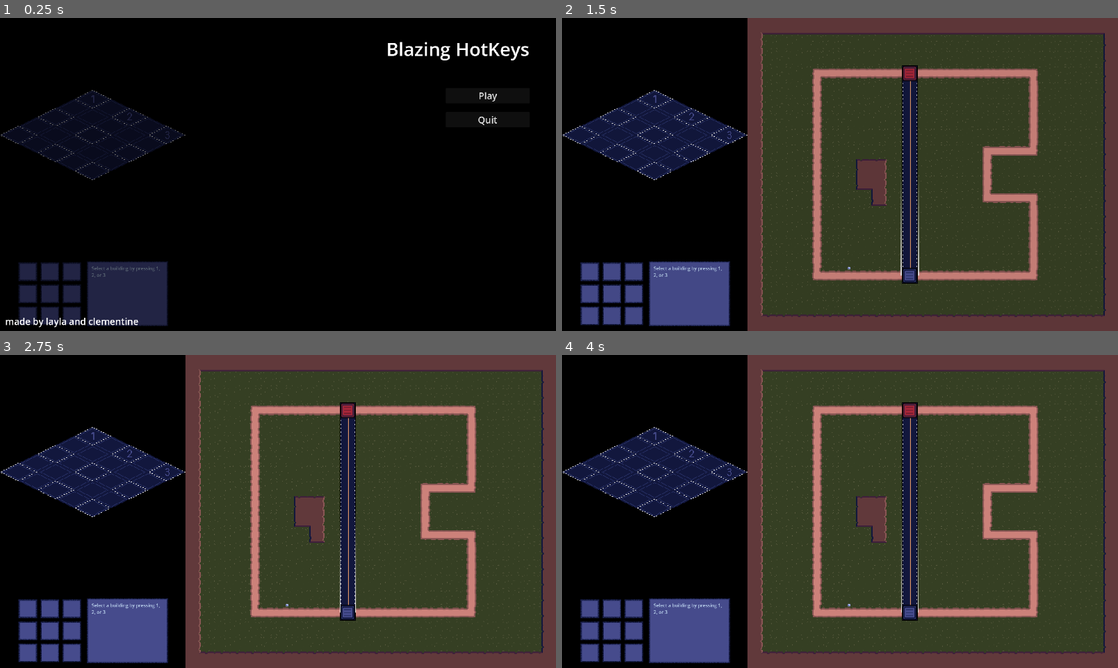
Above: before the commit, frames 1-4 (two rows, left to right).
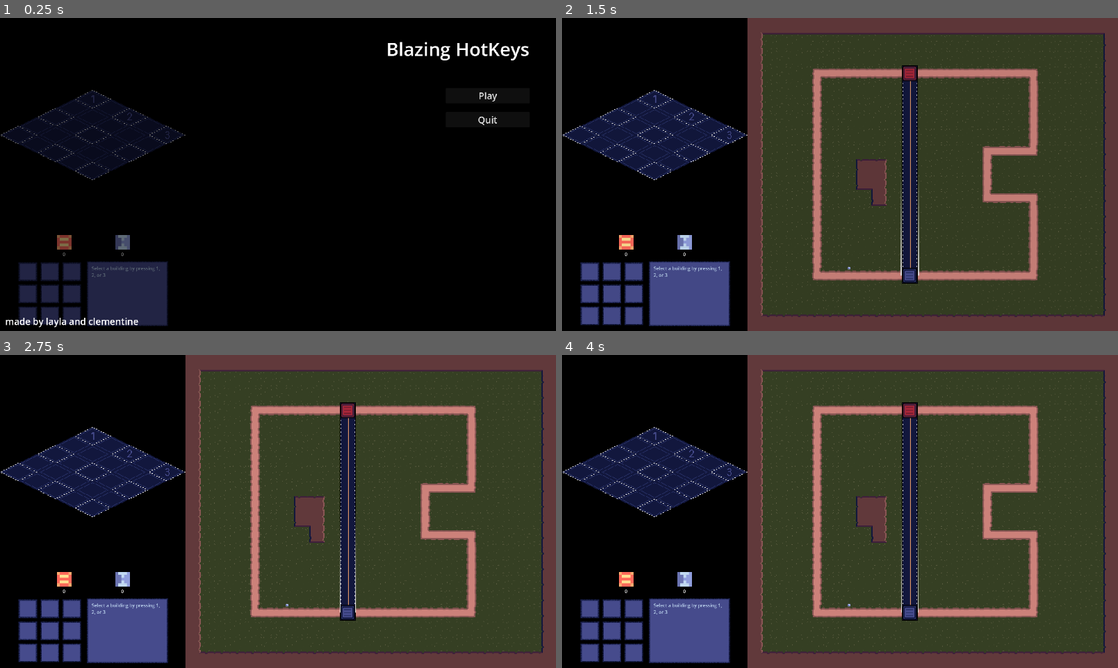
Above: after the commit, the same moments.

Repository: ClemiDouce/halloween-game-jam-2026
Game: Godot game, scene res://scenes/world.tscn
Same seed, same stepped clock (60 frames per second), same inputs: the game is played once before the commit and once after it.
Inputs (mouse positions are in pixels of both pictures, inside the frame that each line leads up to):
- Up to frame 1 (0.25 s): no input
- Up to frame 2 (1.5 s): click "Play" at 0.5 s; tap Enter at 1.25 s; hold Up (ui_up) from 1.28 s (still down); tap D (destroy_building) at 1.35 s
- Up to frame 3 (2.75 s): release Up (ui_up) at 2 s; click (27, 614) at 2 s
- Up to frame 4 (4 s): click (612, 614) at 2.77 s; click (634, 614) at 3.52 s

The runs differ from the first frame. In frame 1, 0.3% of the frame differs, in the area x 10-24%, y 69-77%; in frame 2, 0.3%; in frame 3, 0.3%; in frame 4, 0.3%.

Commit message:
add ressource and visualizer

Diff:
--- a/data/units/gatherer.tres
+++ b/data/units/gatherer.tres
@@ -22,7 +22,6 @@
 script = ExtResource("1_bi0t2")
 speed = 25.0
 trail_length = 30
-cost = 100
 texture = Dictionary[int, Texture]({
 0: SubResource("AtlasTexture_3w17c"),
 1: SubResource("AtlasTexture_3t3li")
--- a/data/units/gun_soldier.tres
+++ b/data/units/gun_soldier.tres
@@ -23,7 +23,6 @@
 script = ExtResource("1_l8t0w")
 speed = 35.0
 trail_length = 20
-cost = 100
 time_to_build = 1.0
 texture = Dictionary[int, Texture]({
 0: SubResource("AtlasTexture_uwuil"),
--- a/data/units/missile_launcher.tres
+++ b/data/units/missile_launcher.tres
@@ -23,7 +23,6 @@
 script = ExtResource("1_3e65l")
 speed = 20.0
 trail_length = 40
-cost = 100
 time_to_build = 2.2
 texture = Dictionary[int, Texture]({
 0: SubResource("AtlasTexture_dvkc8"),
--- a/project.godot
+++ b/project.godot
@@ -14,6 +14,10 @@
 run/main_scene="uid://cs30anugoy8la"
 config/features=PackedStringArray("4.7")
 config/icon="uid://mmxxx17hdkwb"
+
+[autoload]
+
+PlayerResources="*uid://bocdgxegrf3f"
 
 [display]
 
--- a/scenes/world.tscn
+++ b/scenes/world.tscn
@@ -4,9 +4,13 @@
 [ext_resource type="PackedScene" uid="uid://dk1sgrxi5yepn" path="res://scenes/base_view.tscn" id="2_4wyf3"]
 [ext_resource type="PackedScene" uid="uid://cthj6pcpappnu" path="res://scenes/overworld.tscn" id="2_i7141"]
 [ext_resource type="PackedScene" uid="uid://bfhkwvoxpdo70" path="res://scenes/card_test.tscn" id="4_7r4gi"]
+[ext_resource type="Texture2D" uid="uid://cqwrurfstykui" path="res://assets/art/icons/requistion.png" id="6_e3hyu"]
+[ext_resource type="Script" uid="uid://bdtv5mduj172k" path="res://scripts/player_resources_container.gd" id="6_q5onr"]
+[ext_resource type="Texture2D" uid="uid://y8ep32g2xixa" path="res://assets/art/tiles/overworld/crystal.png" id="6_w7kh3"]
 [ext_resource type="Texture2D" uid="uid://bira2ai2dy0pu" path="res://assets/art/path_selection_line.png" id="7_4mrxx"]
 [ext_resource type="PackedScene" uid="uid://bg7fo8ea46gcr" path="res://scenes/path_selection_line.tscn" id="7_i7141"]
 [ext_resource type="Script" uid="uid://d3nq8uvycb5nh" path="res://scripts/base_building/base_manager.gd" id="9_7r4gi"]
+[ext_resource type="Script" uid="uid://tdmlob0kb6yb" path="res://scripts/resource_notification.gd" id="9_jhx03"]
 [ext_resource type="Script" uid="uid://cu76jeby58c7o" path="res://scripts/player_controller.gd" id="10_w7kh3"]
 [ext_resource type="Script" uid="uid://ceq4uysn1h6dk" path="res://scripts/foreground_layer.gd" id="15_xo05s"]
 
@@ -145,6 +149,76 @@
 grow_vertical = 0
 base_manager = NodePath("../../../BaseManager")
 
+[node name="Resources" type="Control" parent="BaseView" unique_id=1412588139]
+layout_mode = 3
+anchors_preset = 0
+offset_left = 64.0
+offset_top = 748.0
+offset_right = 580.0
+offset_bottom = 835.0
+script = ExtResource("6_q5onr")
+
+[node name="CenterContainer" type="CenterContainer" parent="BaseView/Resources" unique_id=160827732]
+layout_mode = 0
+offset_right = 519.0
+offset_bottom = 40.0
+
+[node name="PlayerResourcesContainer" type="HBoxContainer" parent="BaseView/Resources/CenterContainer" unique_id=74056325]
+layout_mode = 2
+theme_override_constants/separation = 152
+
+[node name="RequisitionContainer" type="VBoxContainer" parent="BaseView/Resources/CenterContainer/PlayerResourcesContainer" unique_id=1451281895]
+unique_name_in_owner = true
+layout_mode = 2
+theme_override_constants/separation = 5
+
+[node name="TextureRect" type="TextureRect" parent="BaseView/Resources/CenterContainer/PlayerResourcesContainer/RequisitionContainer" unique_id=225796253]
+custom_minimum_size = Vector2(50, 50)
+layout_mode = 2
+texture = ExtResource("6_e3hyu")
+
+[node name="RequisitionAmountLabel" type="Label" parent="BaseView/Resources/CenterContainer/PlayerResourcesContainer/RequisitionContainer" unique_id=16884813]
+unique_name_in_owner = true
+layout_mode = 2
+text = "0"
+horizontal_alignment = 1
+
+[node name="CrystalContainer" type="VBoxContainer" parent="BaseView/Resources/CenterContainer/PlayerResourcesContainer" unique_id=1790914369]
+unique_name_in_owner = true
+layout_mode = 2
+theme_override_constants/separation = 5
+
+[node name="TextureRect" type="TextureRect" parent="BaseView/Resources/CenterContainer/PlayerResourcesContainer/CrystalContainer" unique_id=95928566]
+custom_minimum_size = Vector2(50, 50)
+layout_mode = 2
+texture = ExtResource("6_w7kh3")
+
+[node name="CrystalAmountLabel" type="Label" parent="BaseView/Resources/CenterContainer/PlayerResourcesContainer/CrystalContainer" unique_id=1286129447]
+unique_name_in_owner = true
+layout_mode = 2
+text = "0"
+horizontal_alignment = 1
+
+[node name="CrystalNotification" type="Label" parent="BaseView/Resources" unique_id=116539015]
+unique_name_in_owner = true
+layout_mode = 0
+offset_left = 358.0
+offset_top = -32.0
+offset_right = 398.0
+offset_bottom = -9.0
+text = "+50"
+script = ExtResource("9_jhx03")
+
+[node name="RequisitionNotification" type="Label" parent="BaseView/Resources" unique_id=829290552]
+unique_name_in_owner = true
+layout_mode = 0
+offset_left = 161.0
+offset_top = -32.0
+offset_right = 201.0
+offset_bottom = -9.0
+text = "+50"
+script = ExtResource("9_jhx03")
+
 [node name="BackgroundLayer" type="CanvasLayer" parent="." unique_id=869438757]
 layer = -64
 
--- a/scripts/data/entity_data.gd
+++ b/scripts/data/entity_data.gd
@@ -10,3 +10,7 @@
 
 @export var body_type : CombatData.BodyType
 @export var damage_type : CombatData.DamageType
+
+# Cost
+@export var money_cost : int
+@export var crystal_cost : int
--- /dev/null
+++ b/scripts/global/resources.gd
@@ -0,0 +1,19 @@
+extends Node
+
+signal requisition_updated(new_value: int, diff: int)
+signal crystal_updated(new_value: int, diff: int)
+
+func set_start_value(requisition_start: int, crystal_start):
+	requisition = requisition_start
+	crystal = crystal_start
+
+
+var requisition: int = 0:
+	set(new_value):
+		requisition_updated.emit(requisition + new_value, requisition-new_value)
+		requisition = new_value
+
+var crystal: int = 0:
+	set(new_value):
+		crystal_updated.emit(crystal+new_value, crystal-new_value)
+		crystal = new_value
--- a/scripts/player_controller.gd
+++ b/scripts/player_controller.gd
@@ -82,7 +82,7 @@
 			building_built.emit(building_type)
 			_selected_building.build(building_type)
 			self._selection_stage = SelectionStage.NONE
-			print("Built building at %s" % [_selected_building])
+			#print("Built building at %s" % [_selected_building])
 			return
 
 
--- /dev/null
+++ b/scripts/player_resources_container.gd
@@ -0,0 +1,21 @@
+class_name PlayerResourcesVisualizer
+extends Control
+
+@onready var requisition_container: VBoxContainer = %RequisitionContainer
+@onready var crystal_container: VBoxContainer = %CrystalContainer
+@onready var requisition_amount_label: Label = %RequisitionAmountLabel
+@onready var crystal_amount_label: Label = %CrystalAmountLabel
+@onready var crystal_notification: ResourceNotification = %CrystalNotification
+@onready var requisition_notification: ResourceNotification = %RequisitionNotification
+
+func _ready() -> void:
+	PlayerResources.crystal_updated.connect(_on_crystal_updated)
+	PlayerResources.requisition_updated.connect(_on_requisition_updated)
+
+func _on_requisition_updated(new_value: int, diff: int):
+	requisition_amount_label.text = str(new_value)
+	requisition_notification.play_notification(diff)
+
+func _on_crystal_updated(new_value: int, diff: int):
+	crystal_amount_label.text = str(new_value)
+	crystal_notification.play_notification(diff)
--- /dev/null
+++ b/scripts/resource_notification.gd
@@ -0,0 +1,19 @@
+class_name ResourceNotification
+extends Label
+
+var slide_tween : Tween
+var default_position : Vector2
+
+func _ready() -> void:
+	default_position = position
+	hide()
+
+func play_notification(value: int):
+	text = str(value)
+	if slide_tween:
+		slide_tween.kill()
+
+	show()
+	slide_tween = create_tween().set_trans(Tween.TRANS_QUINT).set_ease(Tween.EASE_OUT)
+	slide_tween.tween_property(self, "position:y", -30, 0.2).as_relative().from(default_position.y)
+	slide_tween.tween_callback(func(): hide())
--- a/scripts/ui/hotkey_button.gd
+++ b/scripts/ui/hotkey_button.gd
@@ -31,7 +31,6 @@
 	self.tooltip_text = (
 		"""
 		%s - %s (%ss)
-		Build Cost: %s
 		Body Type: %s
 		Damage Type: %s
 		Health: %s
@@ -44,7 +43,6 @@
 			unit_type.input_keyboard.as_text_keycode(),
 			unit_type.unit_name,
 			unit_type.time_to_build,
-			unit_type.cost,
 			CombatData.BodyType.find_key(unit_type.body_type),
 			CombatData.DamageType.find_key(unit_type.damage_type),
 			unit_type.health,
--- a/scripts/units/unit_entity.gd
+++ b/scripts/units/unit_entity.gd
@@ -24,6 +24,7 @@
 
 var team : CombatData.Team
 var dead := false
+
 # Unit Stats
 var health : int
 
@@ -118,12 +119,12 @@
 					if is_gather_unit:
 						if team == CombatData.Team.PLAYER:
 							if path_index <= 0:
-								print("Here some mineral")
 								have_mineral = false
 								mineral_sprite.hide()
 								attack_target = null
 								path_index += 1
 								target_position = path.get_next_point(path_index)
+								PlayerResources.crystal += 50
 								return
 						else:
 							pass
@@ -156,7 +157,6 @@
 					animation_player.play("squish")
 		UnitState.GATHERING:
 			root.rotation = lerp_angle(root.rotation, global_position.direction_to(attack_target.global_position).angle(), delta * 10)
-			var local_mineral_position = to_local(attack_target.global_position)
 			gather_bolt_left.points = [Vector2.ZERO, gather_bolt_left.to_local(attack_target.global_position)]
 			gather_bolt_right.points = [Vector2.ZERO, gather_bolt_right.to_local(attack_target.global_position)]
 			gathering_time += delta
@@ -171,8 +171,6 @@
 func change_to_gathering(mineral_target: Hitbox):
 	attack_target = mineral_target
 	state = UnitState.GATHERING
-	#gather_bolt_left.points = [Vector2.ZERO, local_mineral_position]
-	#gather_bolt_right.points = [Vector2.ZERO, local_mineral_position]
 	bolts.show()
 
 
--- a/scripts/units/unit_ressource.gd
+++ b/scripts/units/unit_ressource.gd
@@ -6,7 +6,6 @@
 
 # Construction
 @export_subgroup("Construction")
-@export var cost: int
 @export var time_to_build: float  # seconds
 @export var texture: Dictionary[CombatData.Team, Texture]
 @export var shader: ShaderMaterial
Not shown, added: scripts/global/resources.gd.uid
Not shown, added: scripts/player_resources_container.gd.uid
Not shown, added: scripts/resource_notification.gd.uid
